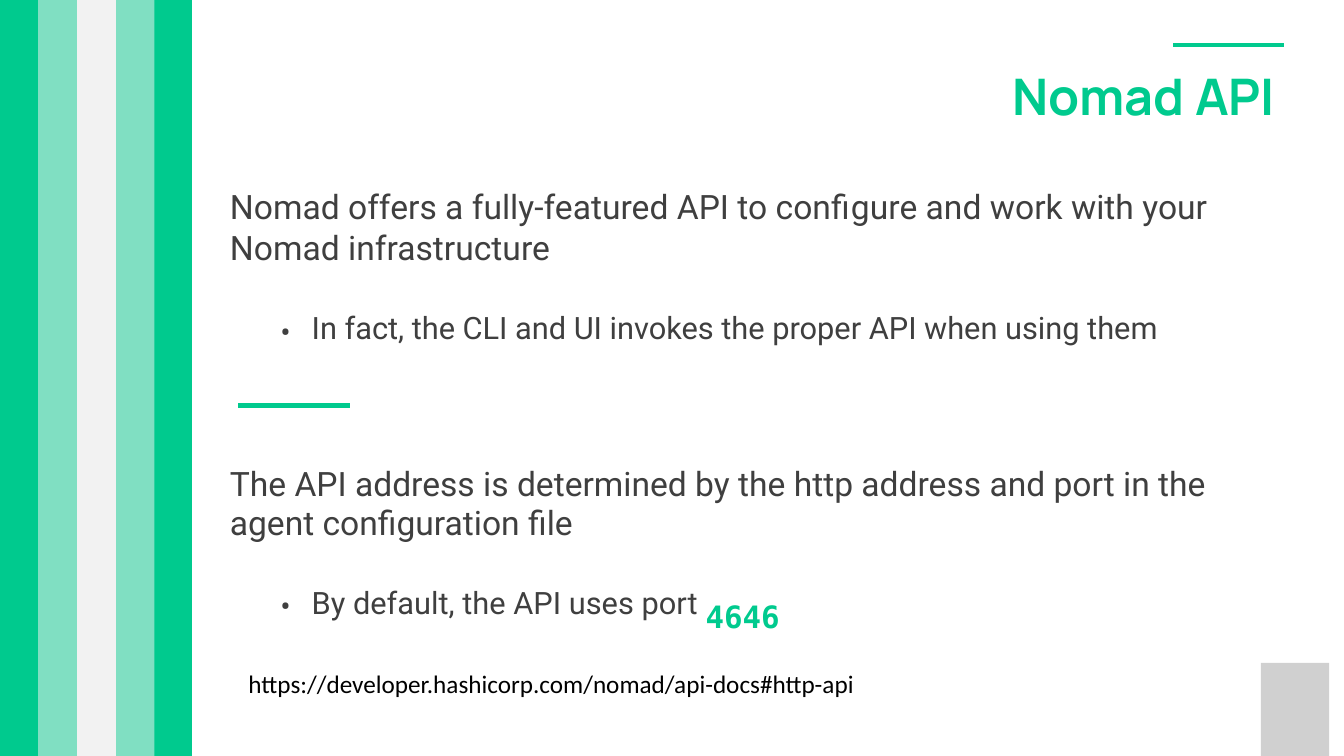
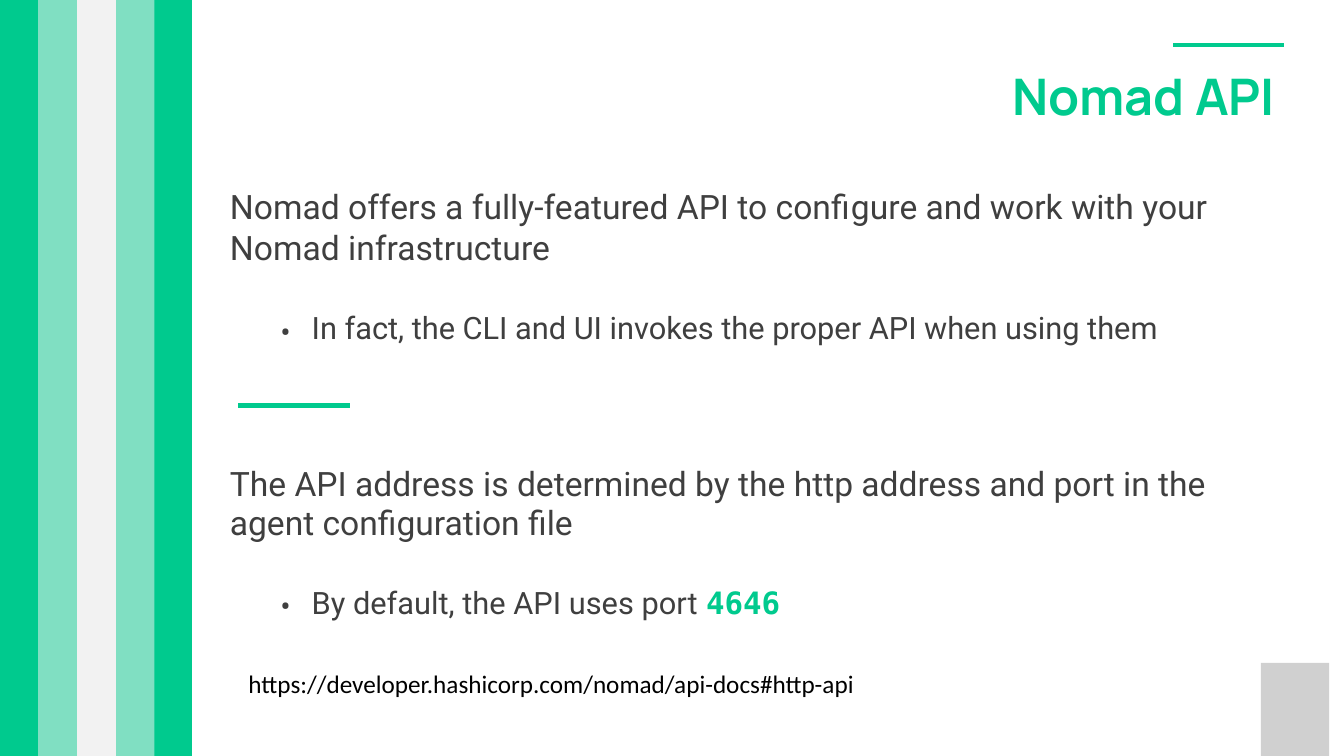
Before and after one commit to sahil7879/nomad-training, a slide deck: slide 13 of 3-Interacting_with_Nomad.pptx. Drawn at 1344x756 pixels with LibreOffice and Linux fonts; fonts in the diff are those of the drawing; grey boxes stand for pictures; background and template pictures are left out. Boxes give left, top, right and bottom in pixels: in the first picture for what was removed or moved away, otherwise in the second. Text is boxed around its words. In the diff, an @@ line names an element or a change of style, - is before the commit and + after.

```diff
--- a/3-Interacting_with_Nomad.pptx
+++ b/3-Interacting_with_Nomad.pptx
@@ text at [312, 590, 780, 621]: text changed @@
-By default, the API uses port
+By default, the API uses port 4646
@@ text removed at [706, 605, 780, 629] @@
-4646
```
Also in this commit, not shown: 9 other slides changed, 2 other files.
